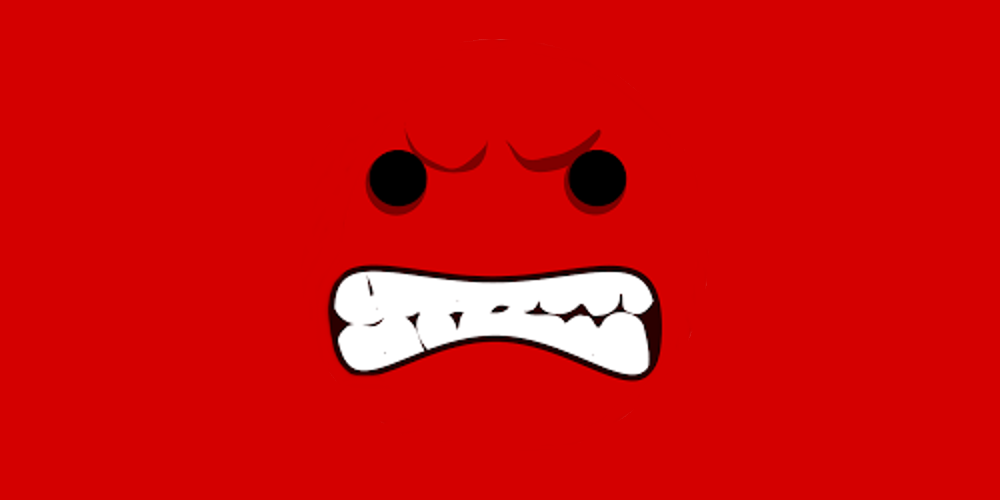
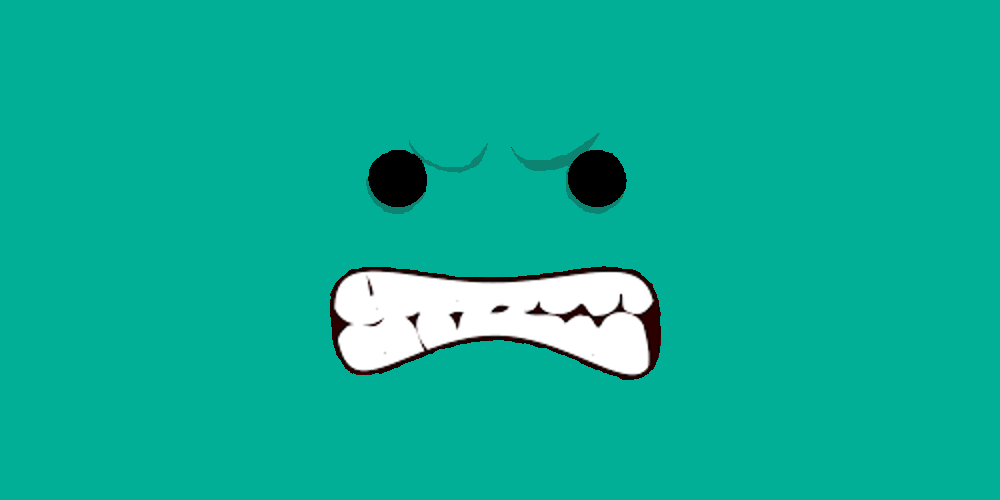
Two versions of the same layered image (1000 x 500). Layer-by-layer changes:
removed layer "Pasted Layer" over (274, 24, 724, 474)
painted on "Background" over (0, 0, 1000, 500)
